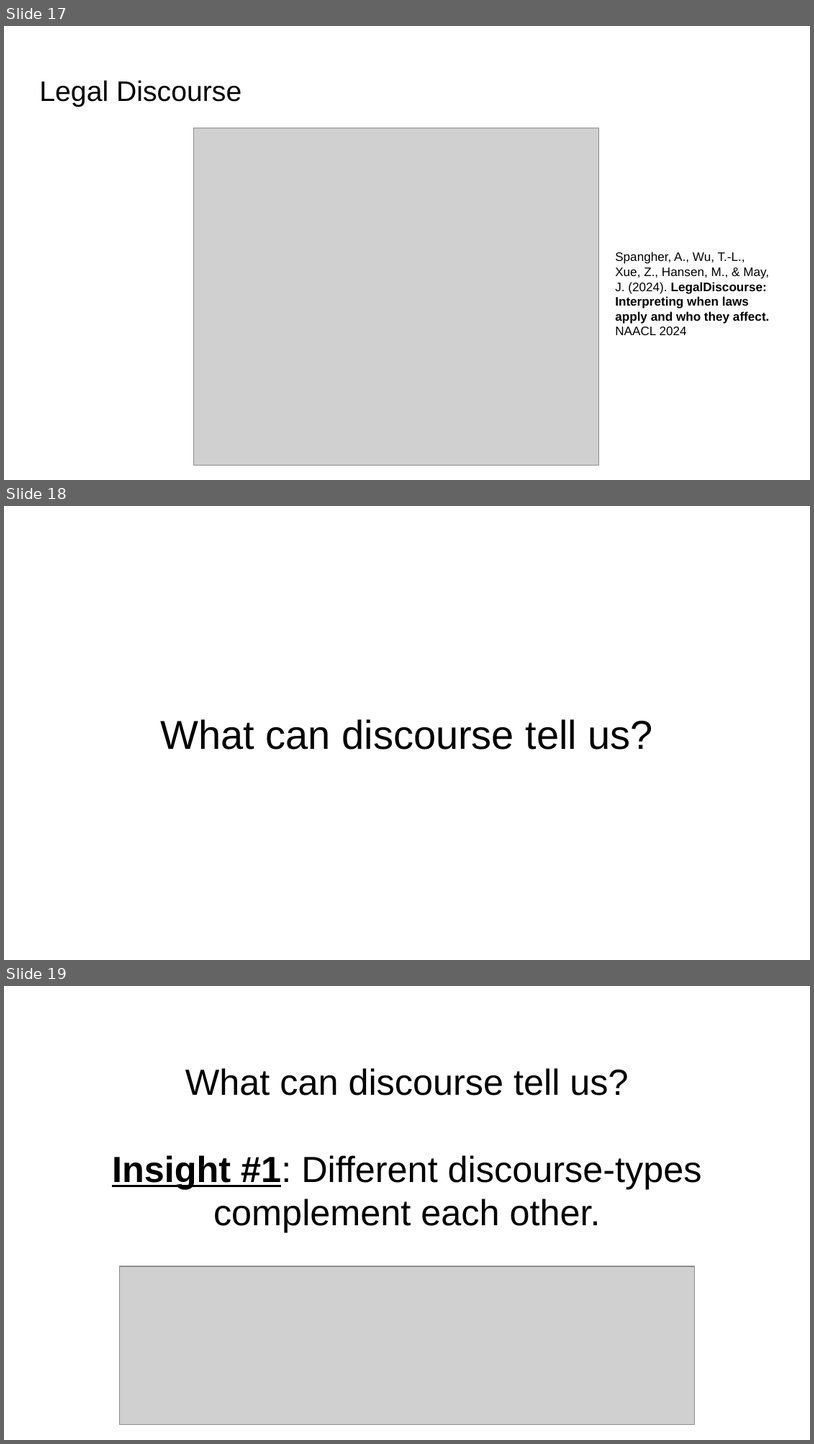
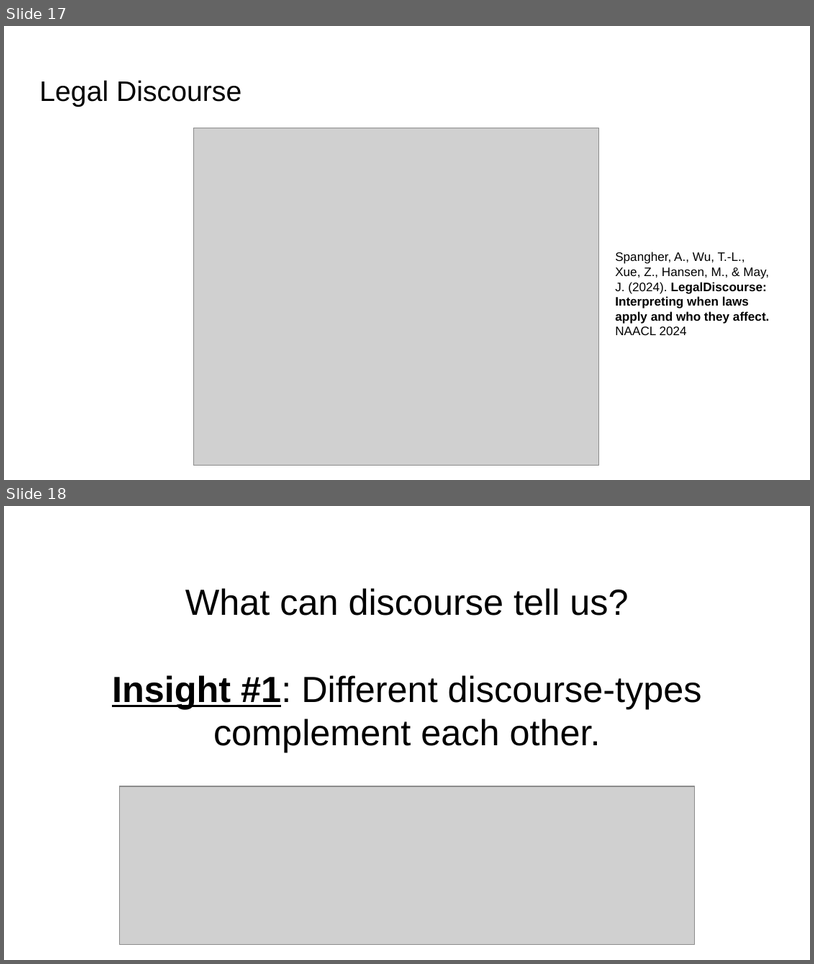
Before and after one commit to jonmay/USC-CS662, a slide deck: assets/files/discourse.pptx. Shown one above the other, each under a label of ours: slides 17, 18 and 19 before the commit, slides 17 and 18 after it. The pictures are 814x1444 and 814x964 pixels, drawn with LibreOffice and Linux fonts; fonts in the diff are those of the drawing; grey boxes stand for pictures. Boxes give left, top, right and bottom in pixels: in the first picture for what was removed or moved away, otherwise in the second. Text is boxed around its words. In the diff, an @@ line names an element or a change of style, - is before the commit and + after.

Commit message:
discourse tweak

```diff
--- a/assets/files/discourse.pptx
+++ b/assets/files/discourse.pptx
@@ slide 18 removed at (x1=4, y1=506, x2=810, y2=960), background #FFFFFF @@
@@ title removed at (x1=161, y1=719, x2=653, y2=749) @@
-What can discourse tell us?
@@ what was slide 19 is now slide 18 @@
```
Also in this commit, not shown: 18 slides changed, 1 other file.
